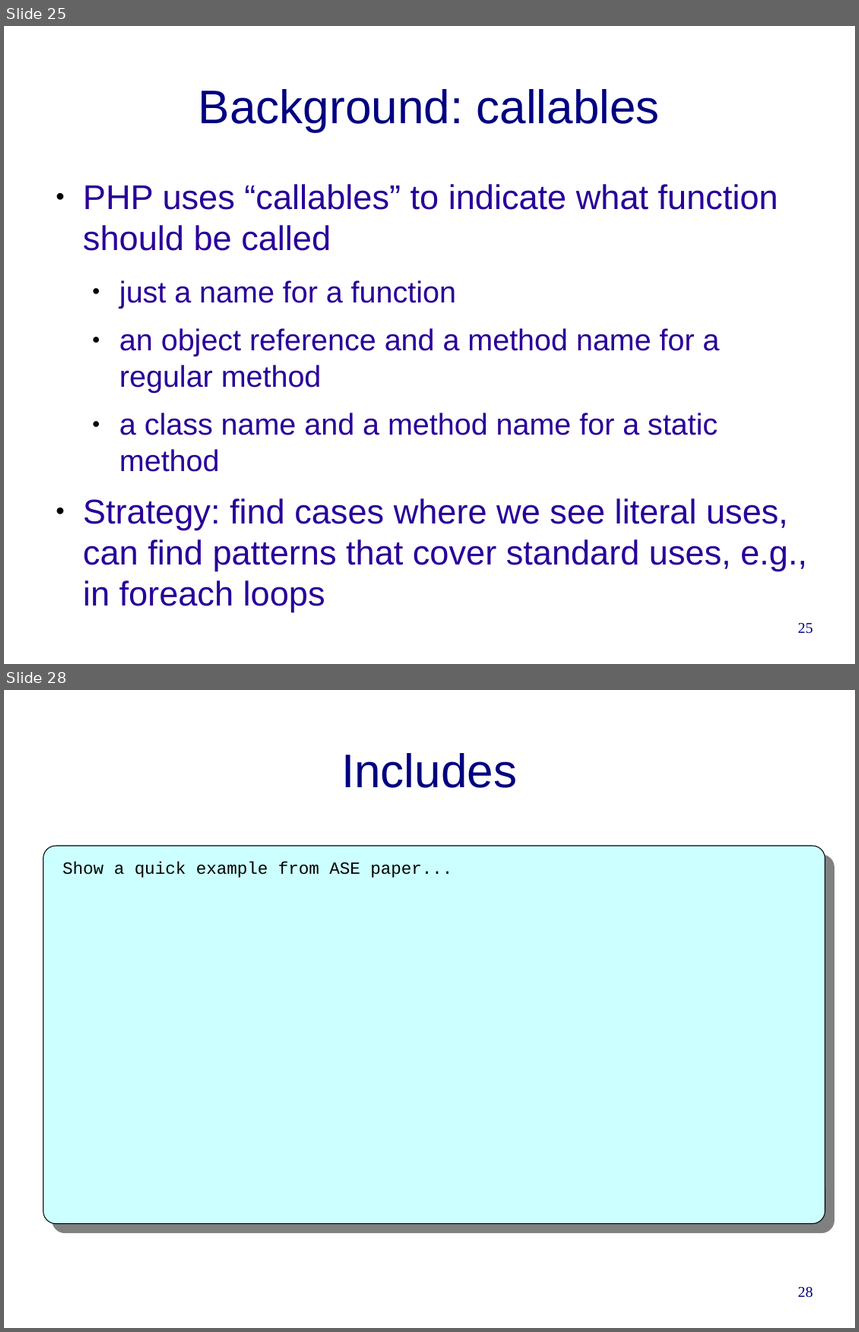
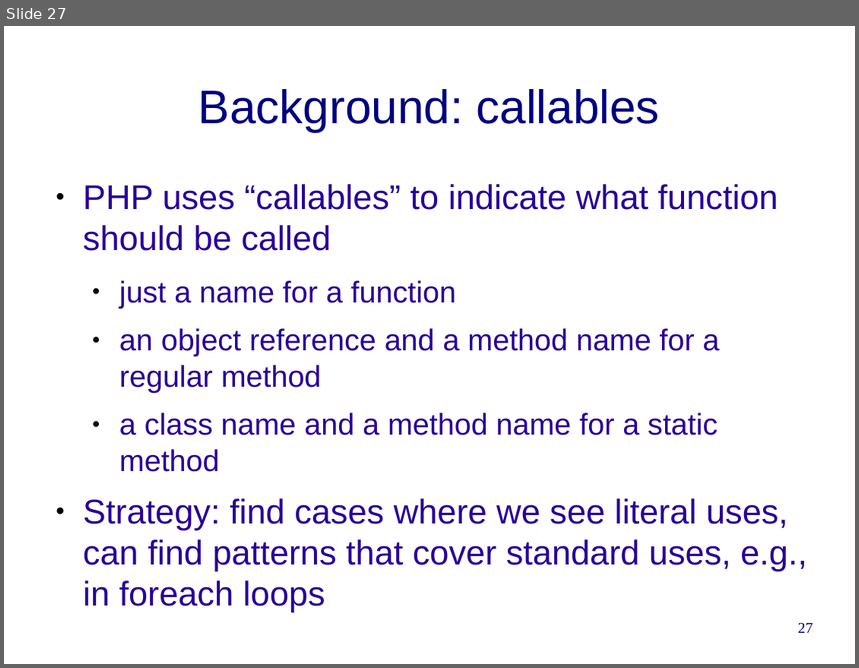
Before and after one commit to cwi-swat/rascal-course-pldi-2015, a slide deck: presentations/PHP-analysis.odp. Shown one above the other, each under a label of ours: slides 25 and 28 before the commit, slide 27 after it; the slides between them are not shown. The pictures are 859x1332 and 859x668 pixels, drawn with LibreOffice and Linux fonts; fonts in the diff are those of the drawing; background and template pictures are left out. Boxes give left, top, right and bottom in pixels: in the first picture for what was removed or moved away, otherwise in the second. Text is boxed around its words. In the diff, an @@ line names an element or a change of style, - is before the commit and + after.

```diff
--- a/presentations/PHP-analysis.odp
+++ b/presentations/PHP-analysis.odp
@@ slide 28 removed at (4,690,855,1328), background #FFFFFF @@
@@ title removed at (341,753,517,788) @@
-Includes
@@ rounded rectangle removed at (44,846,826,1224) @@
@@ text removed at (63,861,452,878) @@
-Show a quick example from ASE paper...
@@ page number removed at (798,1287,813,1298) @@
-28
@@ what was slide 25 is now slide 27 @@
@@ page number at (798,623,813,633): text changed @@
-25
+27
```
Also in this commit, not shown: 8 slides changed, 3 slides added, 3 other slides removed.
